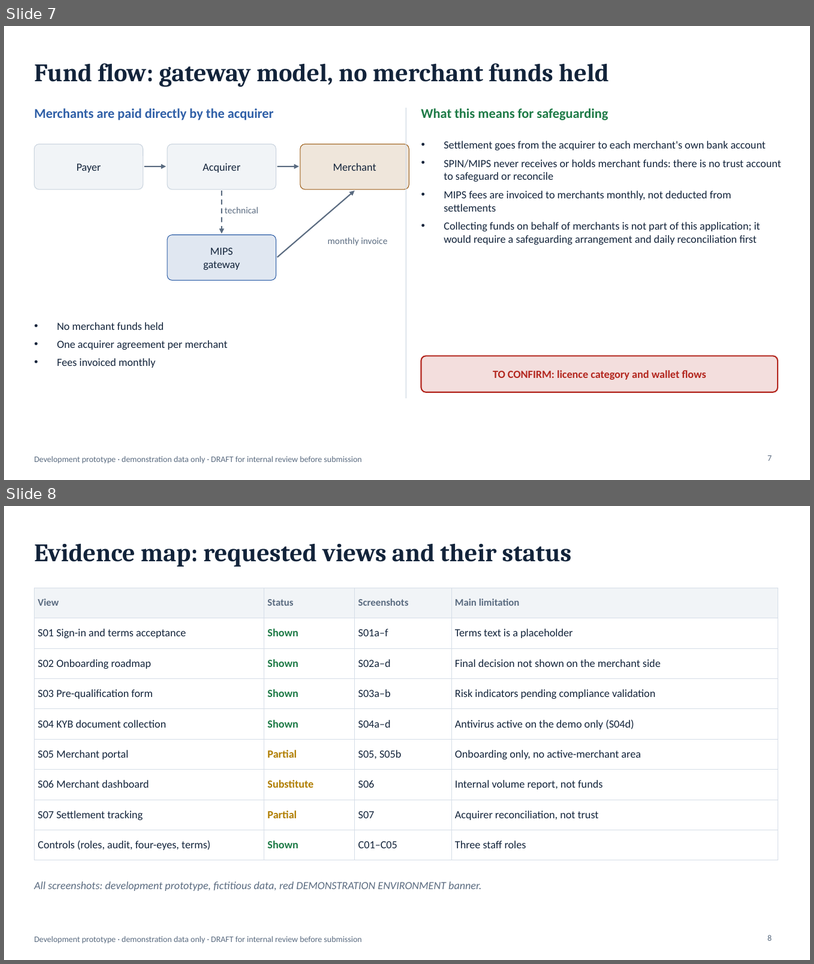
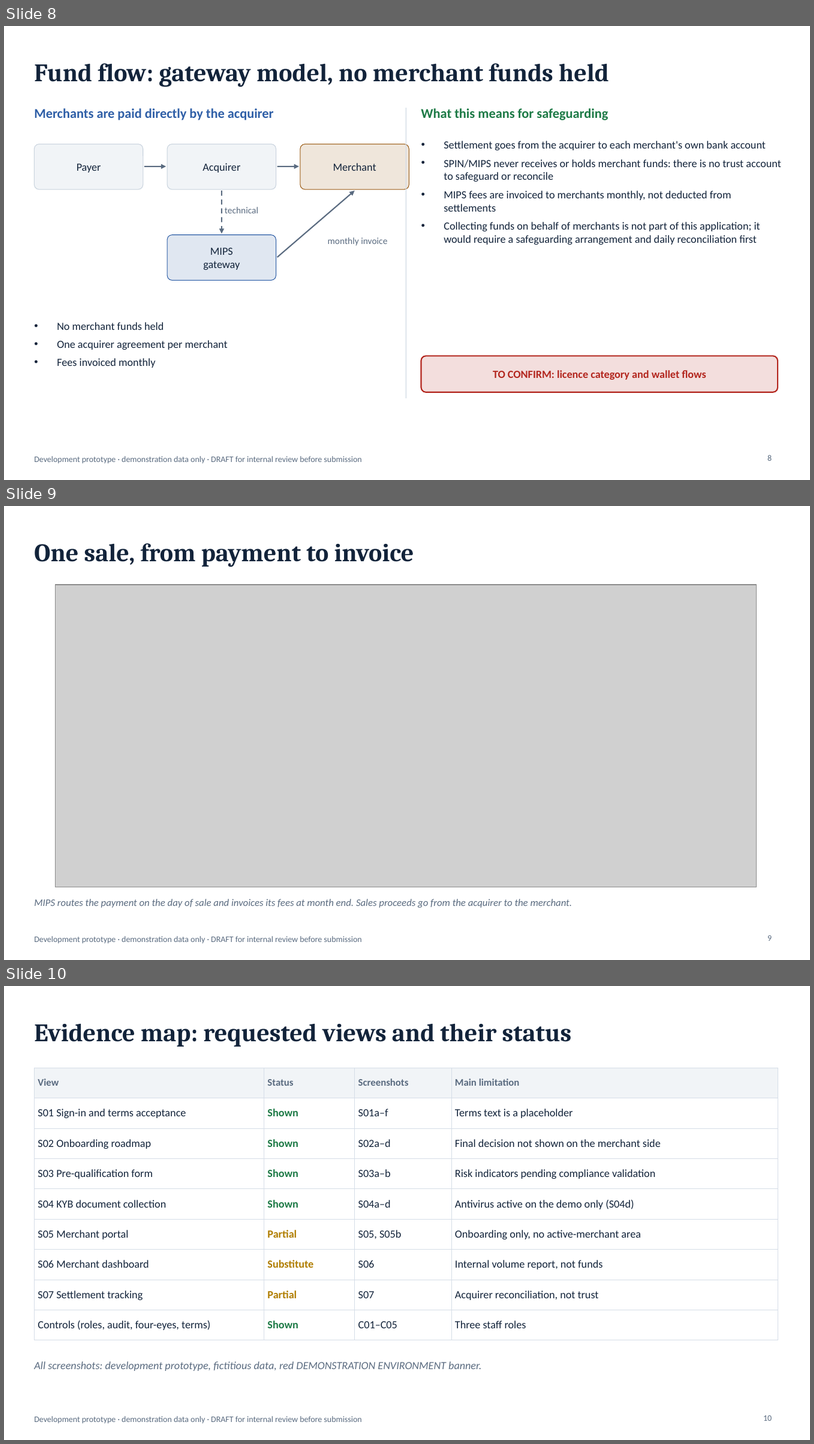
Before and after one commit to fmassonmips/mips-platform, a slide deck: outputs/recap/MIPS-platform-BoM-EN-DRAFT.pptx. Shown one above the other, each under a label of ours: slides 7 and 8 before the commit, slides 8, 9 and 10 after it. The pictures are 814x964 and 814x1444 pixels, drawn with LibreOffice and Linux fonts; fonts in the diff are those of the drawing; grey boxes stand for pictures. Boxes give left, top, right and bottom in pixels: in the first picture for what was removed or moved away, otherwise in the second. Text is boxed around its words. In the diff, an @@ line names an element or a change of style, - is before the commit and + after.

```diff
--- a/outputs/recap/MIPS-platform-BoM-EN-DRAFT.pptx
+++ b/outputs/recap/MIPS-platform-BoM-EN-DRAFT.pptx
@@ slide 9 added at box(4, 506, 810, 960), background #FFFFFF; not listed: 1 template element that a slide beside it also shows @@
@@ title added at box(34, 543, 414, 567), 30 pt, text #12233A, bold @@
+One sale, from payment to invoice
@@ picture added at box(56, 585, 757, 887) @@
@@ text added at box(34, 898, 573, 907), 12 pt, text #5A6B80, italic @@
+MIPS routes the payment on the day of sale and invoices its fees at month end. Sales proceeds go from the acquirer to the merchant.
@@ page number added at box(768, 935, 772, 940), 10 pt, text #5A6B80 @@
+9
@@ what was slide 7 is now slide 8 @@
@@ page number at box(768, 454, 772, 460): text changed @@
-7
+8
@@ what was slide 8 is now slide 10 @@
@@ page number at box(764, 1415, 772, 1420): text changed @@
-8
+10
```
Also in this commit, not shown: 1 other slide added, 2 other files.
